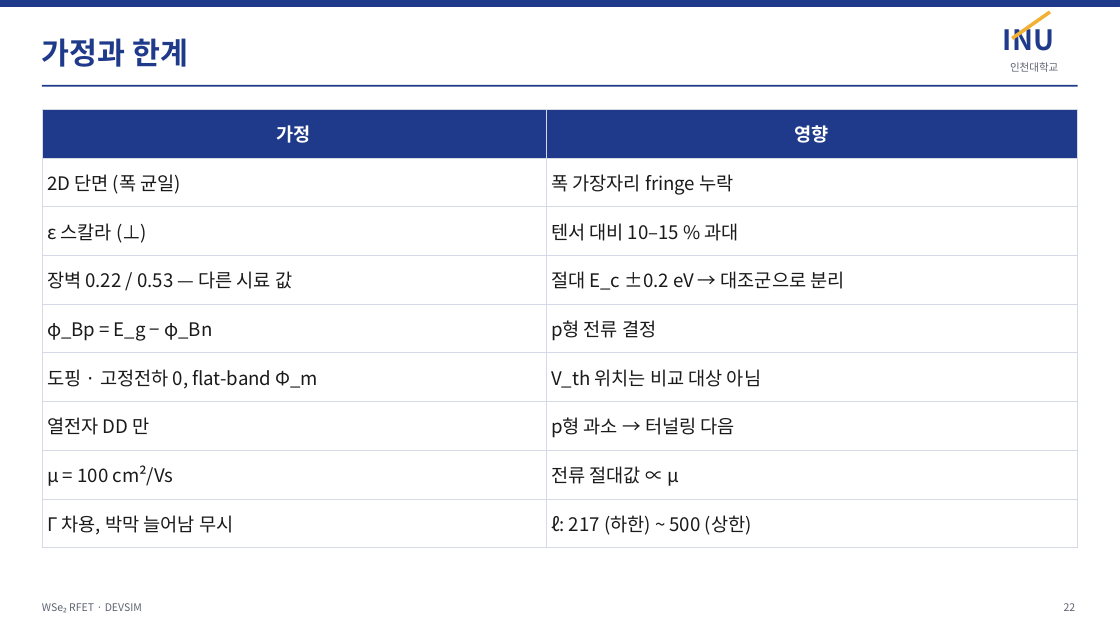
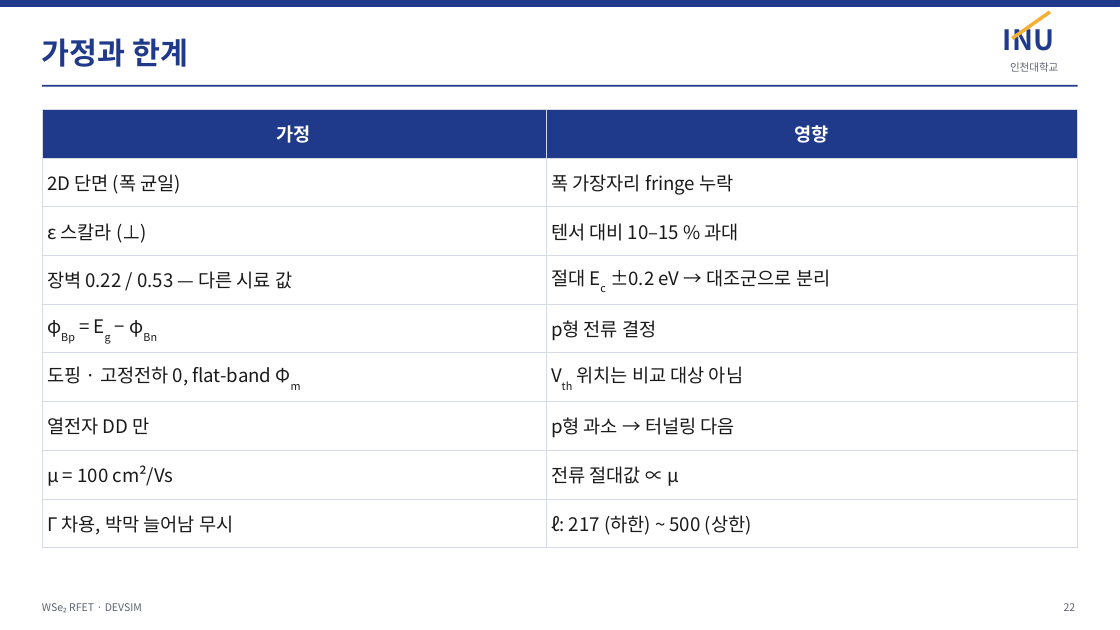
Before and after one commit to jiseonyang-9070/rfet, a slide deck: slide 22 of slides/RFET_progress_INU.pptx. Drawn at 1120x630 pixels with LibreOffice and Linux fonts; fonts in the diff are those of the drawing. Boxes give left, top, right and bottom in pixels: in the first picture for what was removed or moved away, otherwise in the second. Text is boxed around its words. In the diff, an @@ line names an element or a change of style, - is before the commit and + after.

```diff
--- a/slides/RFET_progress_INU.pptx
+++ b/slides/RFET_progress_INU.pptx
@@ table at (x1=42, y1=109, x2=1078, y2=539) @@
-row 4, column 2: 절대 E_c ±0.2 eV → 대조군으로 분리
+row 4, column 2: 절대 Ec ±0.2 eV → 대조군으로 분리
-row 5, column 1: φ_Bp = E_g − φ_Bn
+row 5, column 1: φBp = Eg − φBn
-row 6, column 1: 도핑 · 고정전하 0, flat-band Φ_m
+row 6, column 1: 도핑 · 고정전하 0, flat-band Φm
-row 6, column 2: V_th 위치는 비교 대상 아님
+row 6, column 2: Vth 위치는 비교 대상 아님
```
Also in this commit, not shown: 8 other slides changed, 1 other file.
